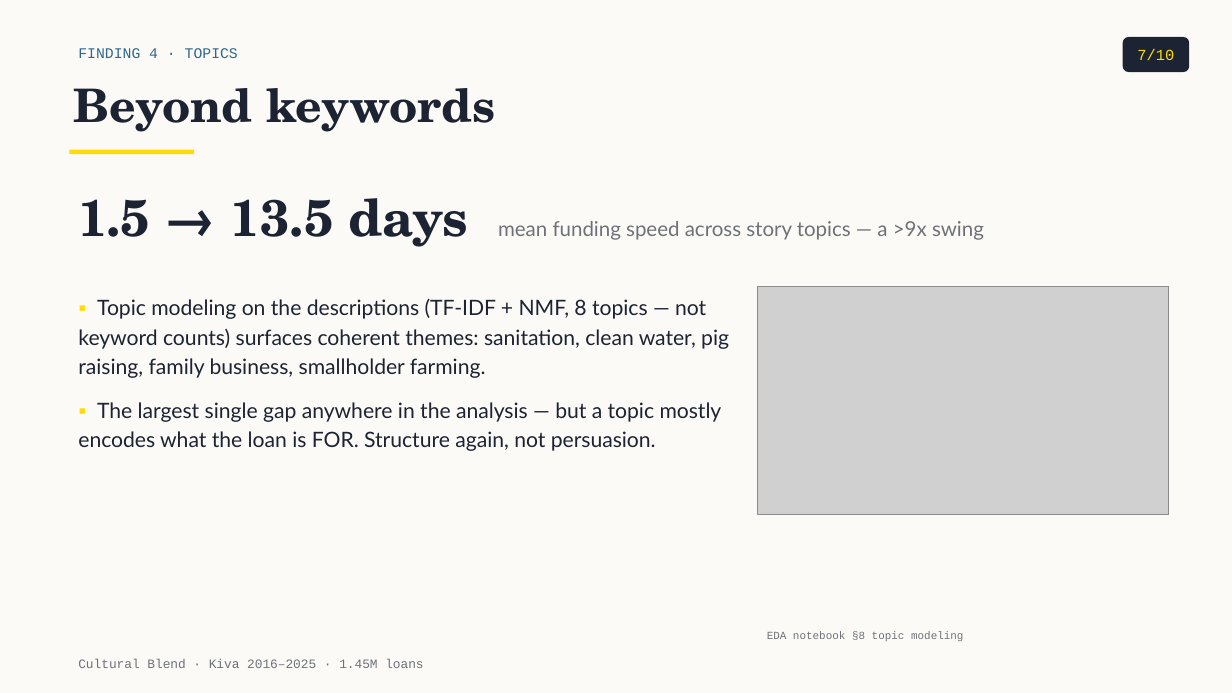
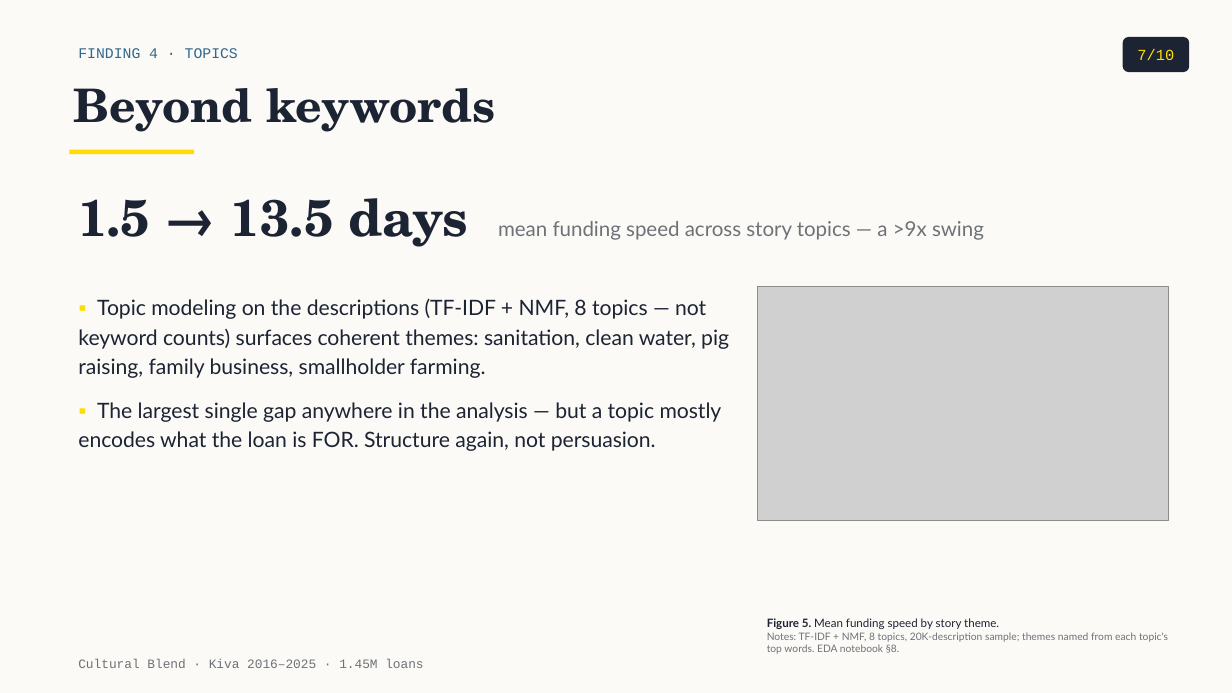
Before and after one commit to tuannm3812/unsw-ma-hackathon-2026, a slide deck: slide 7 of docs/presentation/slides_draft.pptx. Drawn at 1232x693 pixels with LibreOffice and Linux fonts; fonts in the diff are those of the drawing; grey boxes stand for pictures. Boxes give left, top, right and bottom in pixels: in the first picture for what was removed or moved away, otherwise in the second. Text is boxed around its words. In the diff, an @@ line names an element or a change of style, - is before the commit and + after.

```diff
--- a/docs/presentation/slides_draft.pptx
+++ b/docs/presentation/slides_draft.pptx
@@ picture: place and size @@
-picture at [758, 287, 1169, 515]
+picture at [758, 287, 1169, 520]
@@ text at [767, 618, 1168, 654]: text changed; size 8.5 to 8 pt; font Courier New to Lato @@
-EDA notebook §8 topic modeling
+Figure 5. Mean funding speed by story theme.
+Notes: TF-IDF + NMF, 8 topics, 20K-description sample; themes named from each topic's top words. EDA notebook §8.
```
Also in this commit, not shown: 7 other slides changed, 10 other files.
